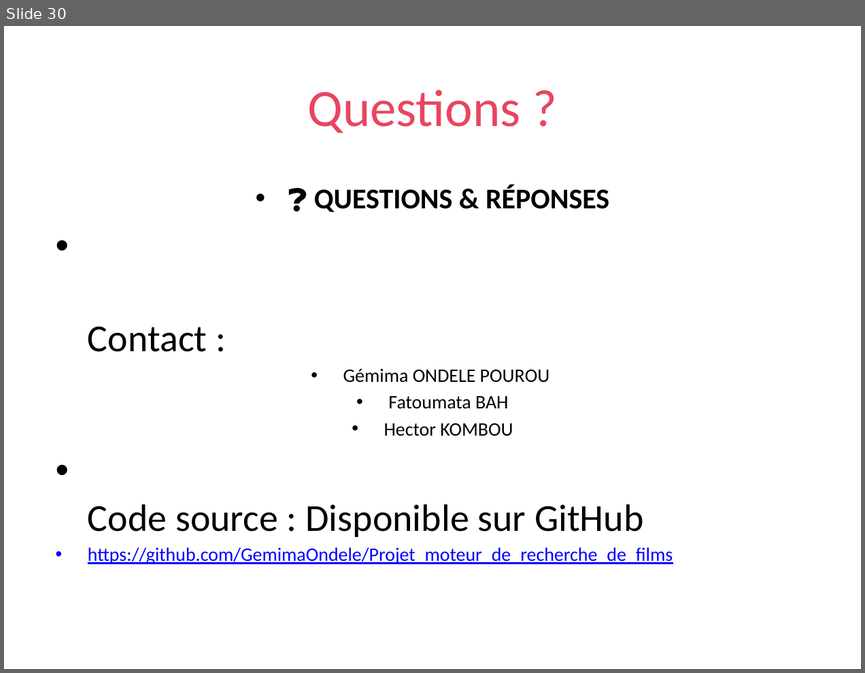
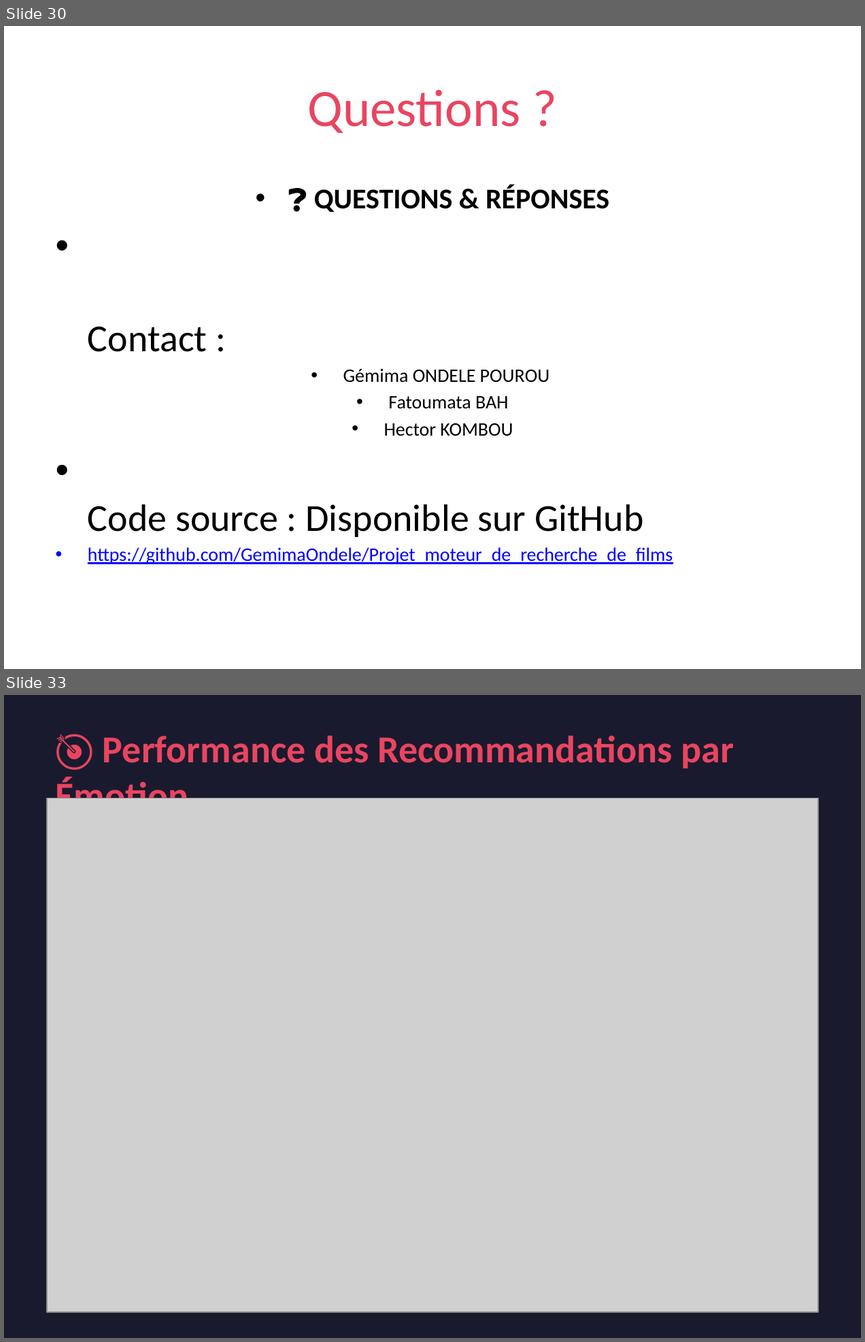
Before and after one commit to GemimaOndele/Projet_moteur_de_recherche_de_films, a slide deck: MovieMood_Presentation.pptx. Shown one above the other, each under a label of ours: slide 30 before the commit, slides 30 and 33 after it; the slides between them are not shown. The pictures are 865x673 and 865x1342 pixels, drawn with LibreOffice and Linux fonts; fonts in the diff are those of the drawing; grey boxes stand for pictures. Boxes give left, top, right and bottom in pixels: in the first picture for what was removed or moved away, otherwise in the second. Text is boxed around its words. In the diff, an @@ line names an element or a change of style, - is before the commit and + after.

```diff
--- a/MovieMood_Presentation.pptx
+++ b/MovieMood_Presentation.pptx
@@ slide 33 added at <box>4,695,861,1338</box>, background #1A1A2E @@
@@ text added at <box>55,735,734,817</box>, 32 pt, text #E94560, bold @@
+🎯 Performance des Recommandations par Émotion
@@ picture added at <box>47,798,818,1312</box> @@
```
Also in this commit, not shown: 1 slide changed, 11 other slides added, 10 other files.
